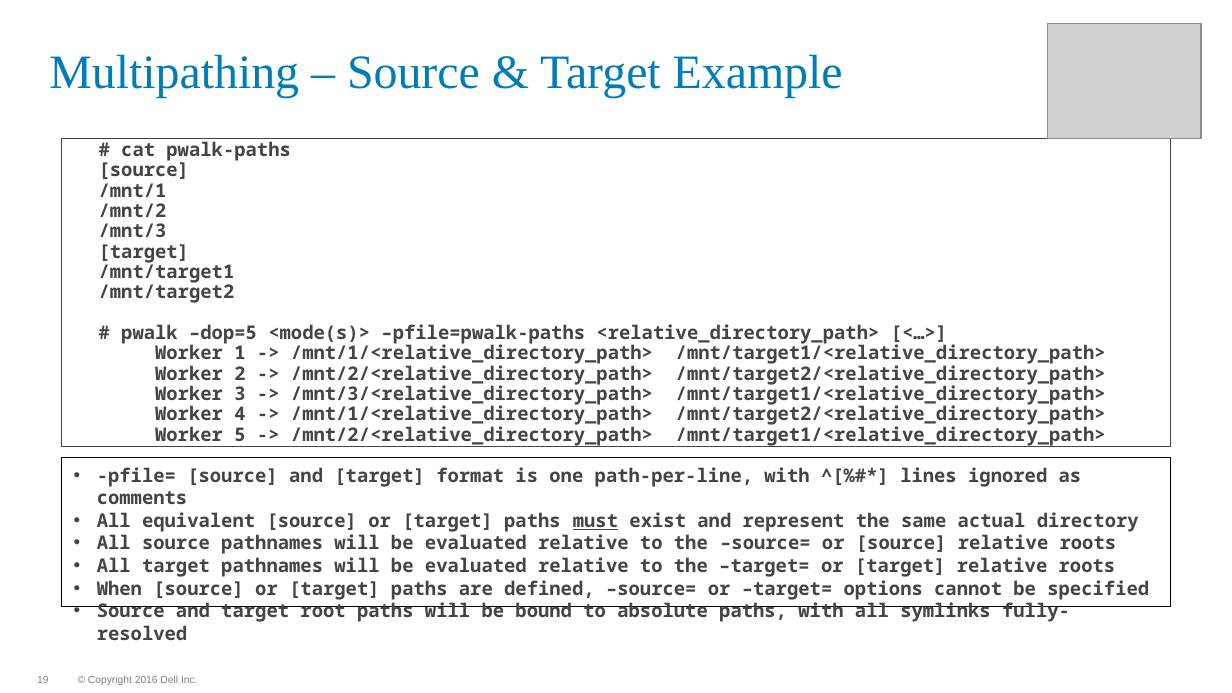
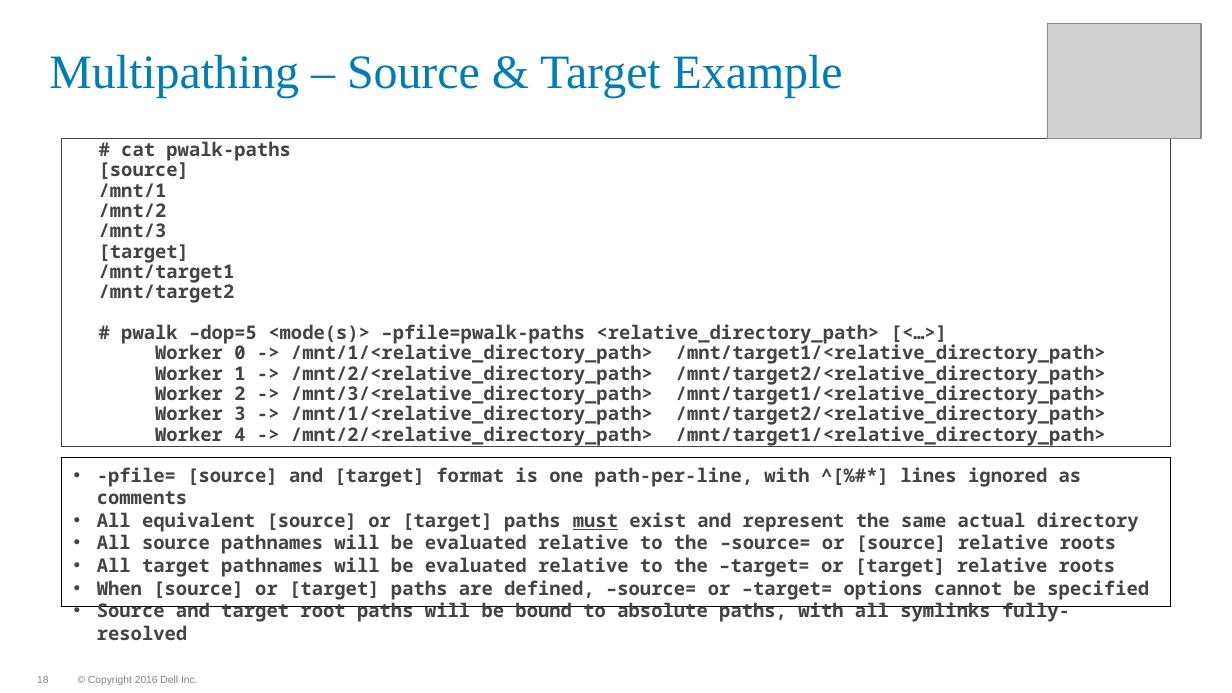
Before and after one commit to WhizBob/pwalk, a slide deck: slide 18 of doc/pwalk_slides.pptx (slide 19 before the commit). Drawn at 1232x693 pixels with LibreOffice and Linux fonts; fonts in the diff are those of the drawing; grey boxes stand for pictures; background and template pictures are left out. Boxes give left, top, right and bottom in pixels: in the first picture for what was removed or moved away, otherwise in the second. Text is boxed around its words. In the diff, an @@ line names an element or a change of style, - is before the commit and + after.

```diff
--- a/doc/pwalk_slides.pptx
+++ b/doc/pwalk_slides.pptx
@@ text at bbox=[155, 342, 1106, 447]: text changed @@
-Worker 1 -> /mnt/1/<relative_directory_path> /mnt/target1/<relative_directory_path>
-Worker 2 -> /mnt/2/<relative_directory_path> /mnt/target2/<relative_directory_path>
-Worker 3 -> /mnt/3/<relative_directory_path> /mnt/target1/<relative_directory_path>
-Worker 4 -> /mnt/1/<relative_directory_path> /mnt/target2/<relative_directory_path>
-Worker 5 -> /mnt/2/<relative_directory_path> /mnt/target1/<relative_directory_path>
+Worker 0 -> /mnt/1/<relative_directory_path> /mnt/target1/<relative_directory_path>
+Worker 1 -> /mnt/2/<relative_directory_path> /mnt/target2/<relative_directory_path>
+Worker 2 -> /mnt/3/<relative_directory_path> /mnt/target1/<relative_directory_path>
+Worker 3 -> /mnt/1/<relative_directory_path> /mnt/target2/<relative_directory_path>
+Worker 4 -> /mnt/2/<relative_directory_path> /mnt/target1/<relative_directory_path>
```
Also in this commit, not shown: 8 other slides changed, 1 slide removed, 19 other files.
